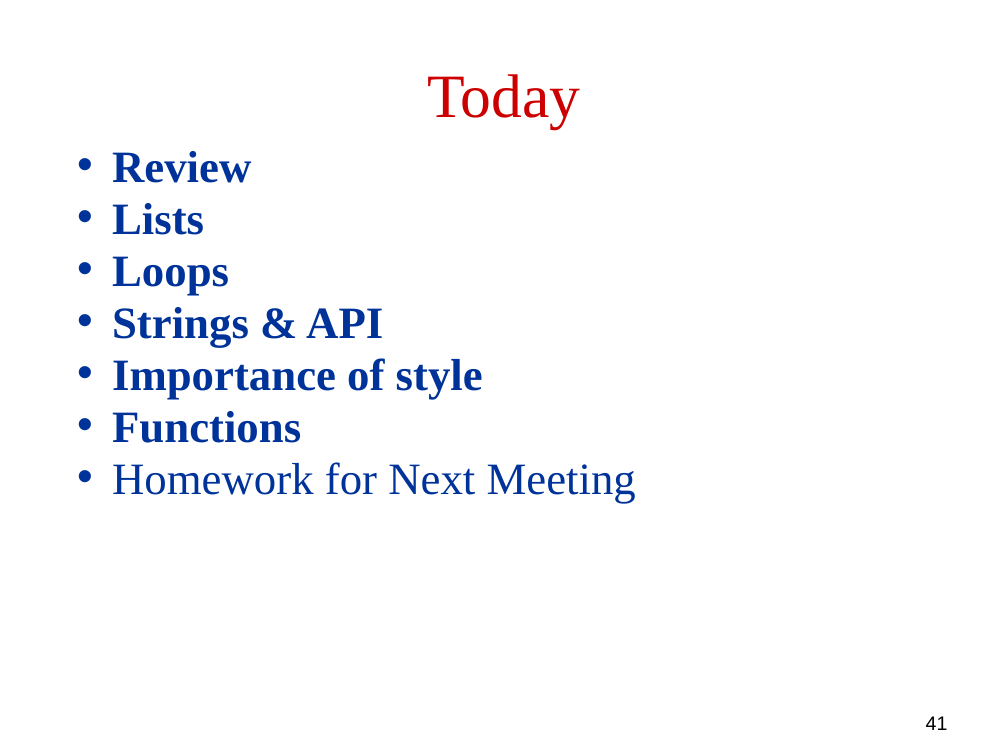
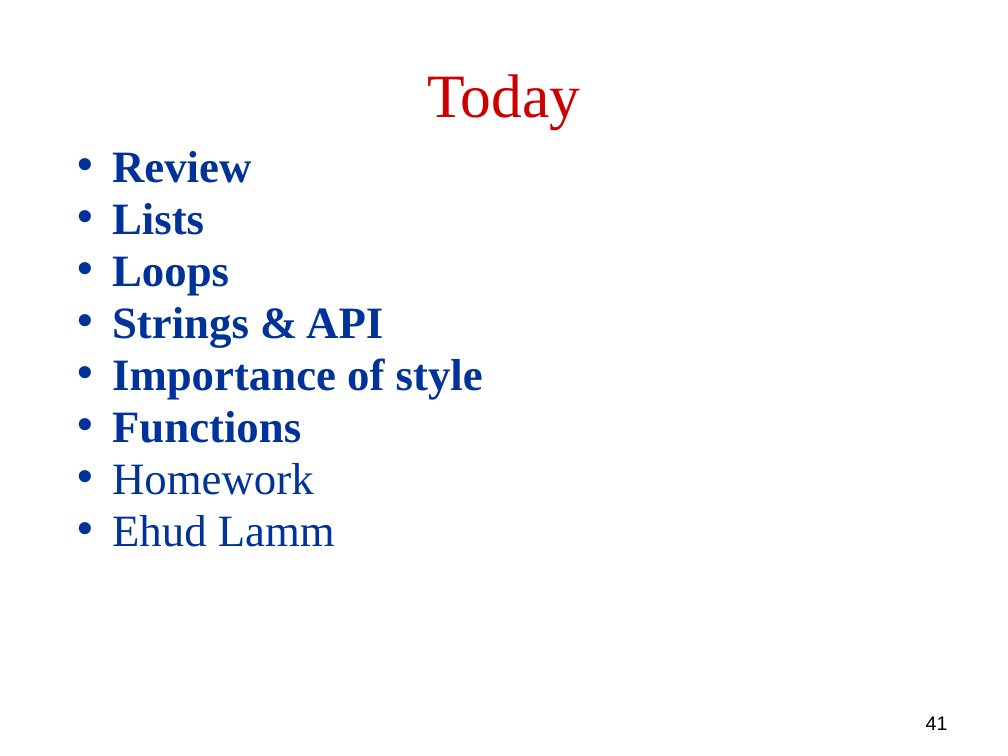
Before and after one commit to robintux/gip, a slide deck: slide 41 of Sessions/2/gip2.pptx. Drawn at 1008x756 pixels with LibreOffice and Linux fonts; fonts in the diff are those of the drawing. Boxes give left, top, right and bottom in pixels: in the first picture for what was removed or moved away, otherwise in the second. Text is boxed around its words. In the diff, an @@ line names an element or a change of style, - is before the commit and + after.

```diff
--- a/Sessions/2/gip2.pptx
+++ b/Sessions/2/gip2.pptx
@@ text at box(112, 463, 335, 547): text changed @@
-• Homework for Next Meeting
+• Homework
+• Ehud Lamm
```
Also in this commit, not shown: 6 other slides changed.
